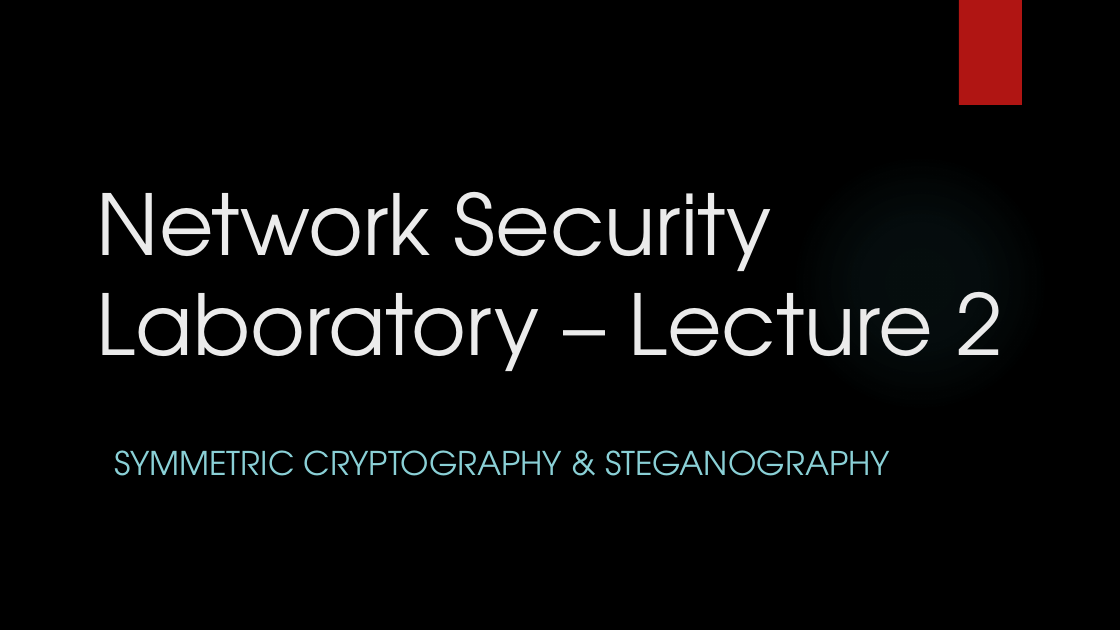
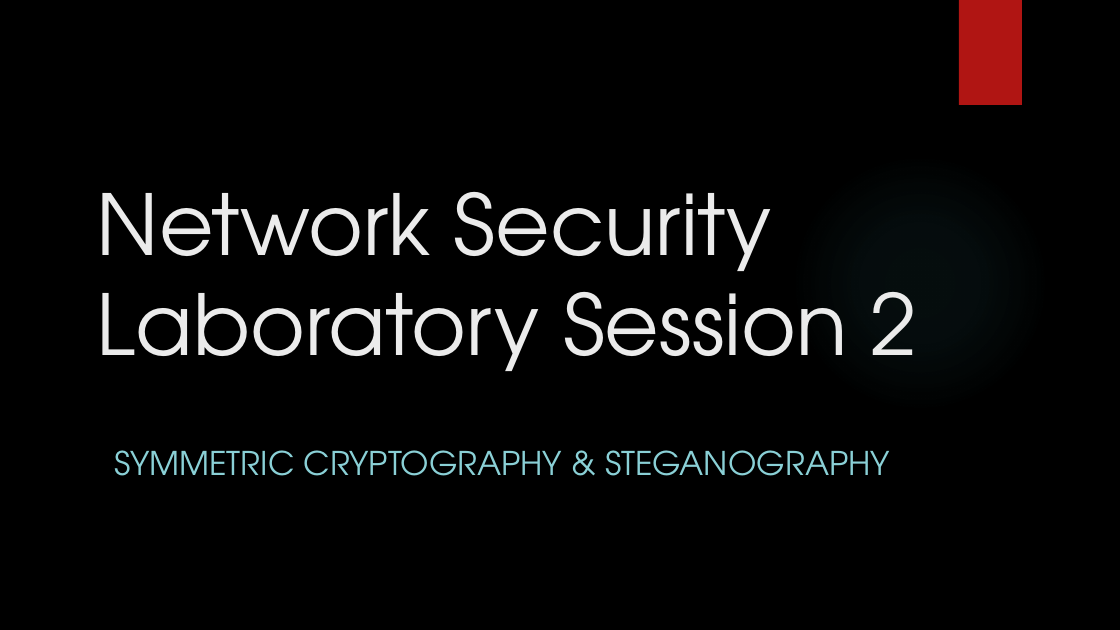
Before and after one commit to DeMaCS-UNICAL/NetworkSecurity, a slide deck: slide 1 of esercitazioni/Laboratory_22-23/Session_2/Lab_02_Slides.pptx. Drawn at 1120x630 pixels with LibreOffice and Linux fonts; fonts in the diff are those of the drawing; background and template pictures are left out. Boxes give left, top, right and bottom in pixels: in the first picture for what was removed or moved away, otherwise in the second. Text is boxed around its words. In the diff, an @@ line names an element or a change of style, - is before the commit and + after.

```diff
--- a/esercitazioni/Laboratory_22-23/Session_2/Lab_02_Slides.pptx
+++ b/esercitazioni/Laboratory_22-23/Session_2/Lab_02_Slides.pptx
@@ text at (97,192,918,371): text changed @@
-Network Security
-Laboratory – Lecture 2
+Network Security
+Laboratory Session 2
```
Also in this commit, not shown: 7 other files.
